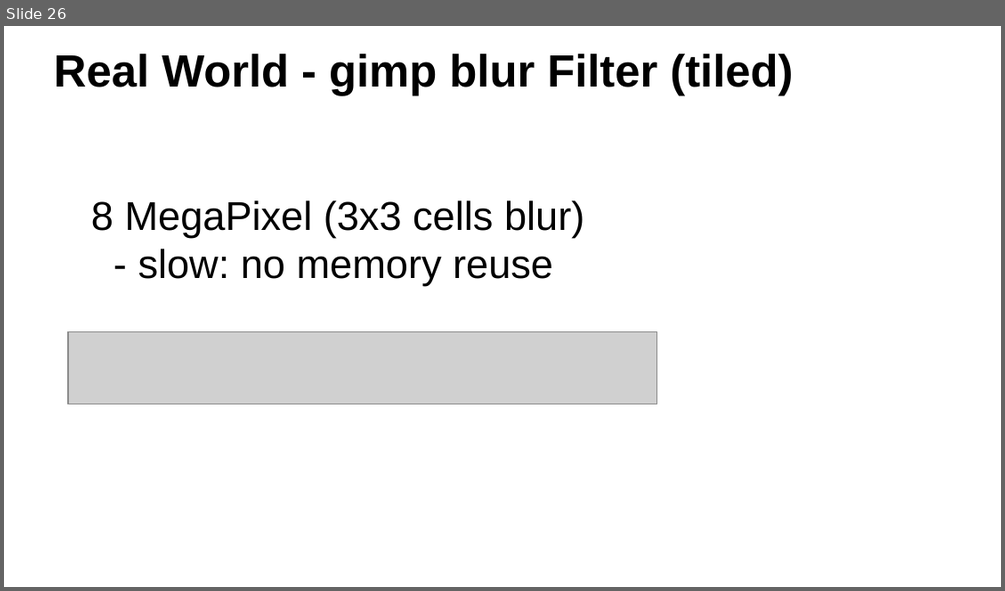
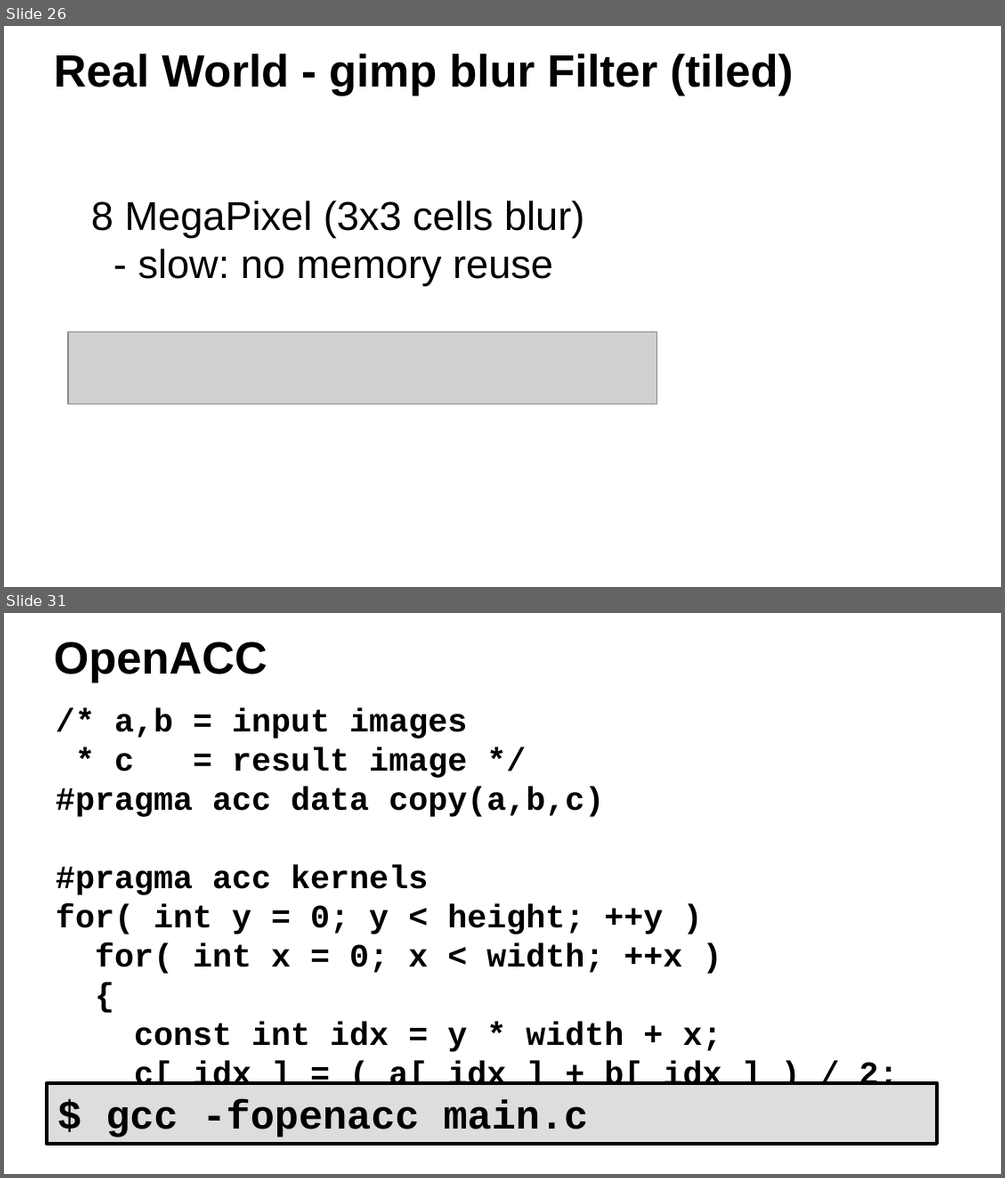
Before and after one commit to ax3l/datenspuren_2016, a slide deck: Slides.odp. Shown one above the other, each under a label of ours: slide 26 before the commit, slides 26 and 31 after it; the slides between them are not shown. The pictures are 1005x591 and 1005x1178 pixels, drawn with LibreOffice and Linux fonts; fonts in the diff are those of the drawing; grey boxes stand for pictures; background and template pictures are left out. Boxes give left, top, right and bottom in pixels: in the first picture for what was removed or moved away, otherwise in the second. Text is boxed around its words. In the diff, an @@ line names an element or a change of style, - is before the commit and + after.

```diff
--- a/Slides.odp
+++ b/Slides.odp
@@ slide 31 added at box(4, 613, 1001, 1174), background #FFFFFF @@
@@ title added at box(54, 641, 267, 683), 36 pt, text #000000, bold @@
+OpenACC
@@ text added at box(56, 708, 898, 1085), 26 pt, text #000000, bold @@
+/* a,b = input images
+* c = result image */
+#pragma acc data copy(a,b,c)
+#pragma acc kernels
+for( int y = 0; y < height; ++y )
+for( int x = 0; x < width; ++x )
+{
+const int idx = y * width + x;
+c[ idx ] = ( a[ idx ] + b[ idx ] ) / 2;
+}
@@ rectangle added at box(47, 1083, 937, 1144), fill #DDDDDD, outline #000000 3 pt, 32 pt, text #000000, bold @@
+$ gcc -fopenacc main.c
```
Also in this commit, not shown: 6 slides changed, 7 other slides added.
